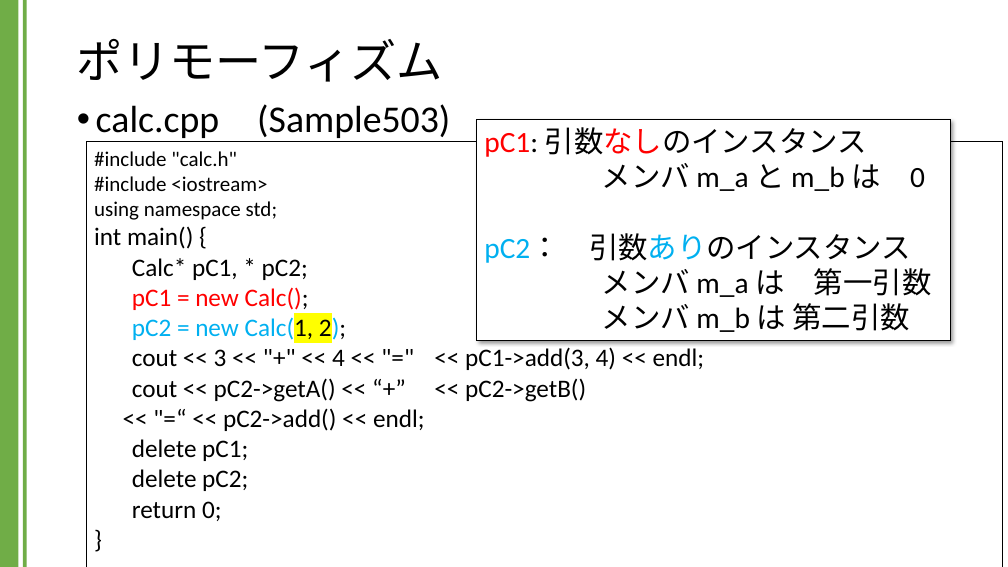
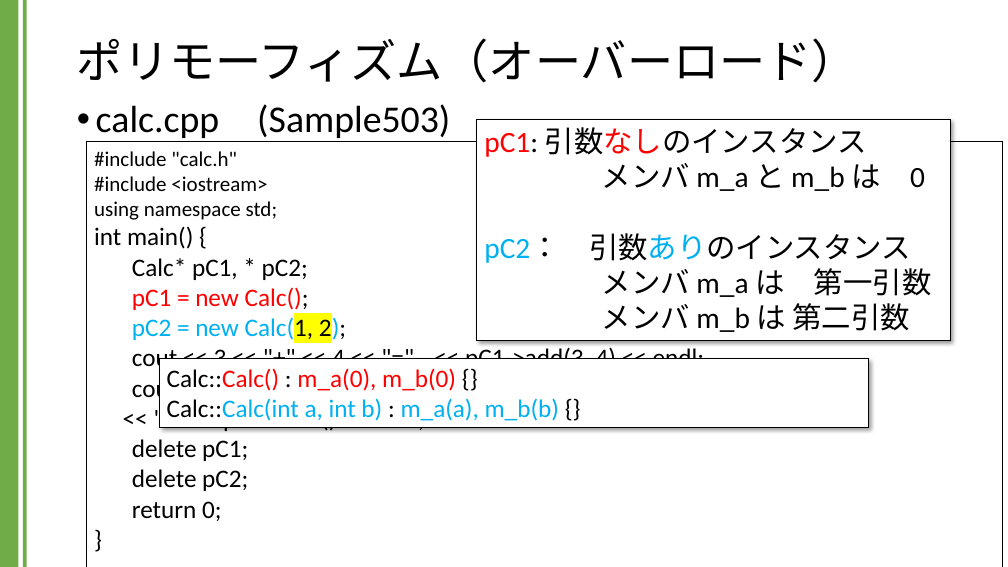
Before and after one commit to kic-murata/cpp2024, a slide deck: slide 29 of 授業資料/講義資料：継承とポリモーフィズム.pptx. Drawn at 1008x567 pixels with LibreOffice and Linux fonts; fonts in the diff are those of the drawing. Boxes give left, top, right and bottom in pixels: in the first picture for what was removed or moved away, otherwise in the second. Text is boxed around its words. In the diff, an @@ line names an element or a change of style, - is before the commit and + after.

```diff
--- a/授業資料/講義資料：継承とポリモーフィズム.pptx
+++ b/授業資料/講義資料：継承とポリモーフィズム.pptx
@@ title at (77,38,858,83): text changed @@
-ポリモーフィズム
+ポリモーフィズム（オーバーロード）
@@ rectangle added at (160,358,869,427), fill #FFFFFF, outline #000000 0.75 pt, 24 pt, text #00B0F0 @@
+Calc::Calc() : m_a(0), m_b(0) {}
+Calc::Calc(int a, int b) : m_a(a), m_b(b) {}
```
Also in this commit, not shown: 5 other slides changed, 2 slides added.
